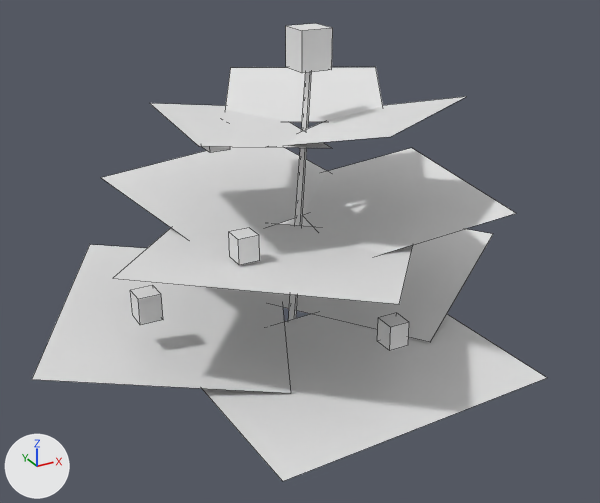
Renders of the OBJ model src/main/resources/assets/stonedew/models/block/plants/plant_2_3_1_lod.obj from each side of a commit.
The view is the same before and after, from a camera (50 mm lens) standing at (-0.342, -2.085, 1.077) and looking at (0.511, -0.533, 0.3). Lighting does not change. The marker at lower left points along +X, +Y and +Z. The picture after the commit comes second. Mesh edges are drawn as thin lines. Materials are left out; every surface is plain grey. Where no turn or scale is listed for an object, it has been applied to the vertices. Vertices at exactly the same position are counted once.

Objects in the first picture: 'model'.
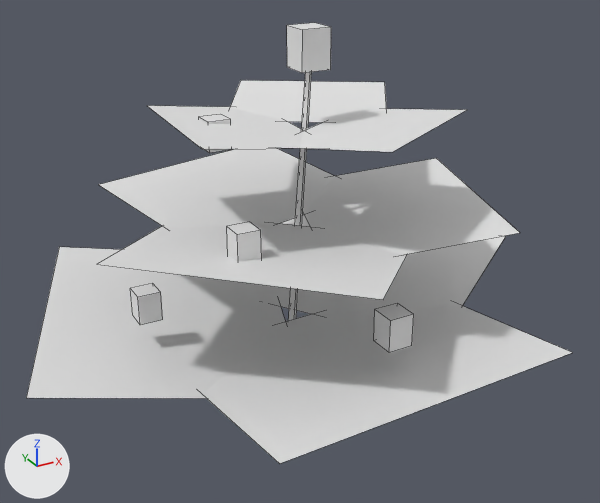
Where the change shows, as pixel boxes [x1, y1, x2, y2] in the pictures (600 x 503 px; the box of a moved part takes in the faces that stretch with it):
'model', reshaped (6% wider): before [32, 23, 547, 481]; after [26, 23, 573, 463]
part 1 of me_model, moved or reshaped: before [377, 313, 409, 351]; after [374, 303, 414, 353]
part 2 of me_model, moved or reshaped: before [229, 228, 260, 265]; after [227, 222, 262, 261]
part 3 of me_model, moved or reshaped: before [202, 146, 230, 153]; after [199, 114, 232, 153]
part 4 of me_model, moved or reshaped: before [32, 67, 547, 481]; after [26, 80, 573, 463]

The change, as a list of edits to the scene's bpy script:
```text
Change me_model:
    used by ob_model
    remove me_model.from_pydata(...)  # 84 vertices, 43 faces; spans x -0.127..1.14, y -1.035..0.078, z -0.001..0.809
    add me_model.from_pydata(...)  # 84 vertices, 43 faces; spans x -0.154..1.179, y -1.071..0.109, z -0.001..0.811
    me_model part 1: the loose piece of 8 vertices spanning x 0.512..0.557, y -0.904..-0.86, z 0.226..0.279 is scaled about its middle by (1.25, 1.25, 1.35), then moved by (0.0, 0.0, 0.009)
    me_model part 2: the loose piece of 8 vertices spanning x 0.269..0.315, y -0.725..-0.68, z 0.396..0.451 is scaled about its middle by (1.11, 1.11, 1.2), then moved by (0.0, 0.0, 0.006)
    me_model part 3: the loose piece of 8 vertices spanning x 0.312..0.359, y -0.5..-0.453, z 0.559..0.616 is scaled about its middle by (1.08, 1.08, 1.18), then moved by (0.0, 0.0, 0.005)
    me_model part 4: 40 of 84 vertices moved; they spanned x -0.127..1.14, y -1.035..0.078, z 0.117..0.668 and now span x -0.154..1.179, y -1.071..0.109, z 0.125..0.633; mean shift (-0.002, -0.006, 0.0); largest move (-0.127, -0.586, 0.178) -> (-0.154, -0.669, 0.191)
    other edits to the shape of me_model do not show in these pictures
```
